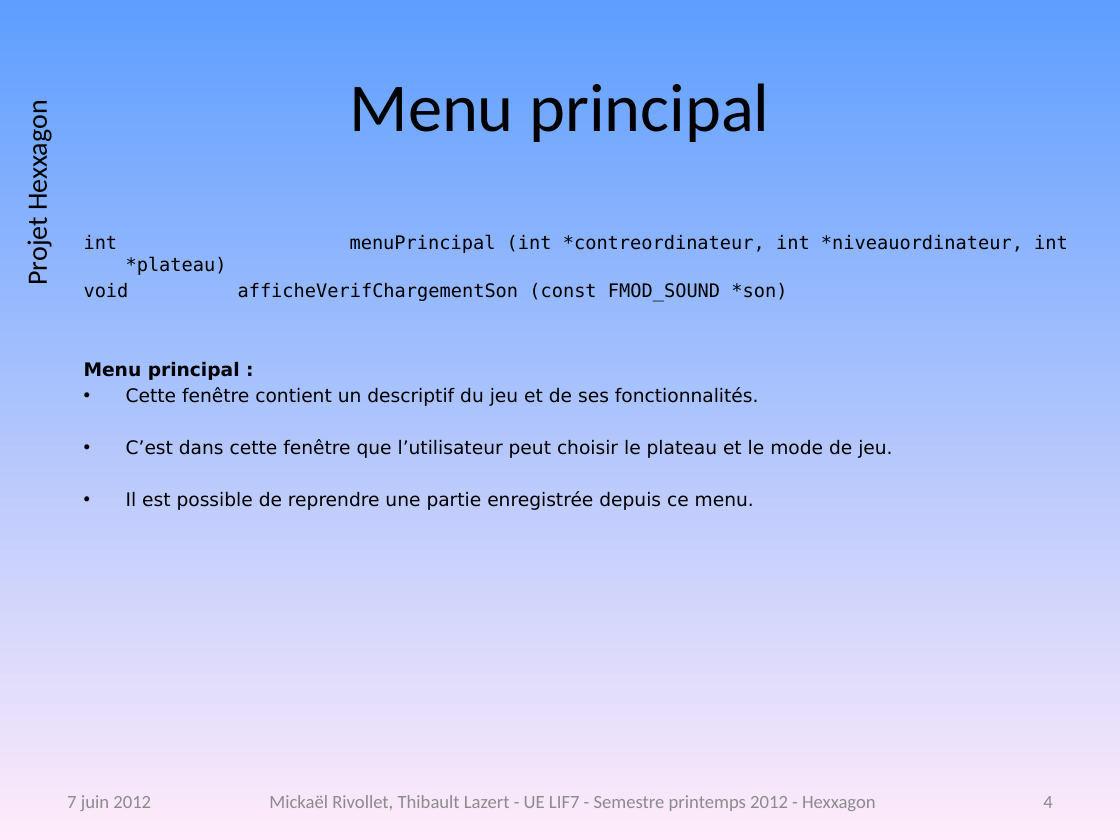
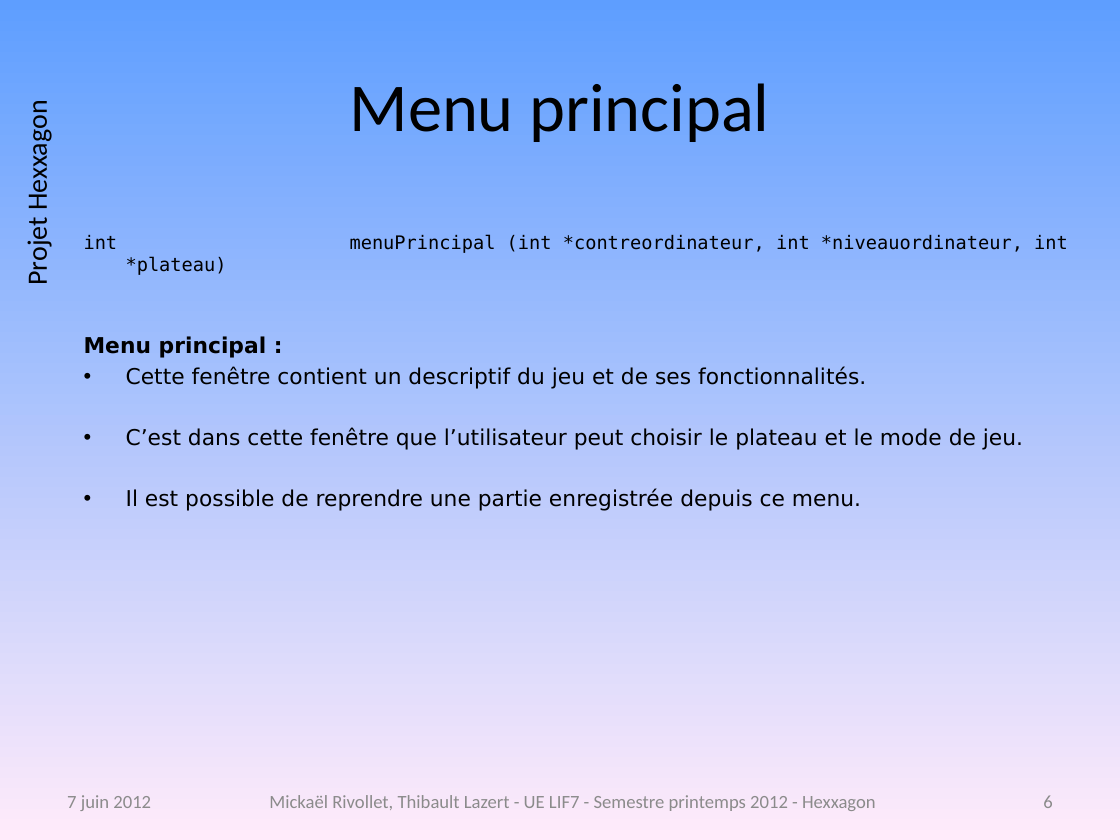
Before and after one commit to freeman1987/lazert-rivollet-lif7, a slide deck: slide 6 of projet/doc/presentation-projet.pptx (slide 4 before the commit). Drawn at 1120x840 pixels with LibreOffice and Linux fonts; fonts in the diff are those of the drawing; background and template pictures are left out. Boxes give left, top, right and bottom in pixels: in the first picture for what was removed or moved away, otherwise in the second. Text is boxed around its words. In the diff, an @@ line names an element or a change of style, - is before the commit and + after.

```diff
--- a/projet/doc/presentation-projet.pptx
+++ b/projet/doc/presentation-projet.pptx
@@ text at [84, 283, 787, 302]: paragraph removed @@
-void afficheVerifChargementSon (const FMOD_SOUND *son)
@@ text at [84, 336, 1023, 511]: size 12 to 14 pt in "Menu principal :", "Cette fenêtre contient un descriptif du jeu ...", "C’est dans cette fenêtre que l’utilisateur peut ...", "Il est possible de reprendre une partie ..." @@
@@ page number at [1043, 795, 1052, 808]: text changed @@
-4
+6
```
Also in this commit, not shown: 12 other slides changed, 4 slides added, 3 other files.
